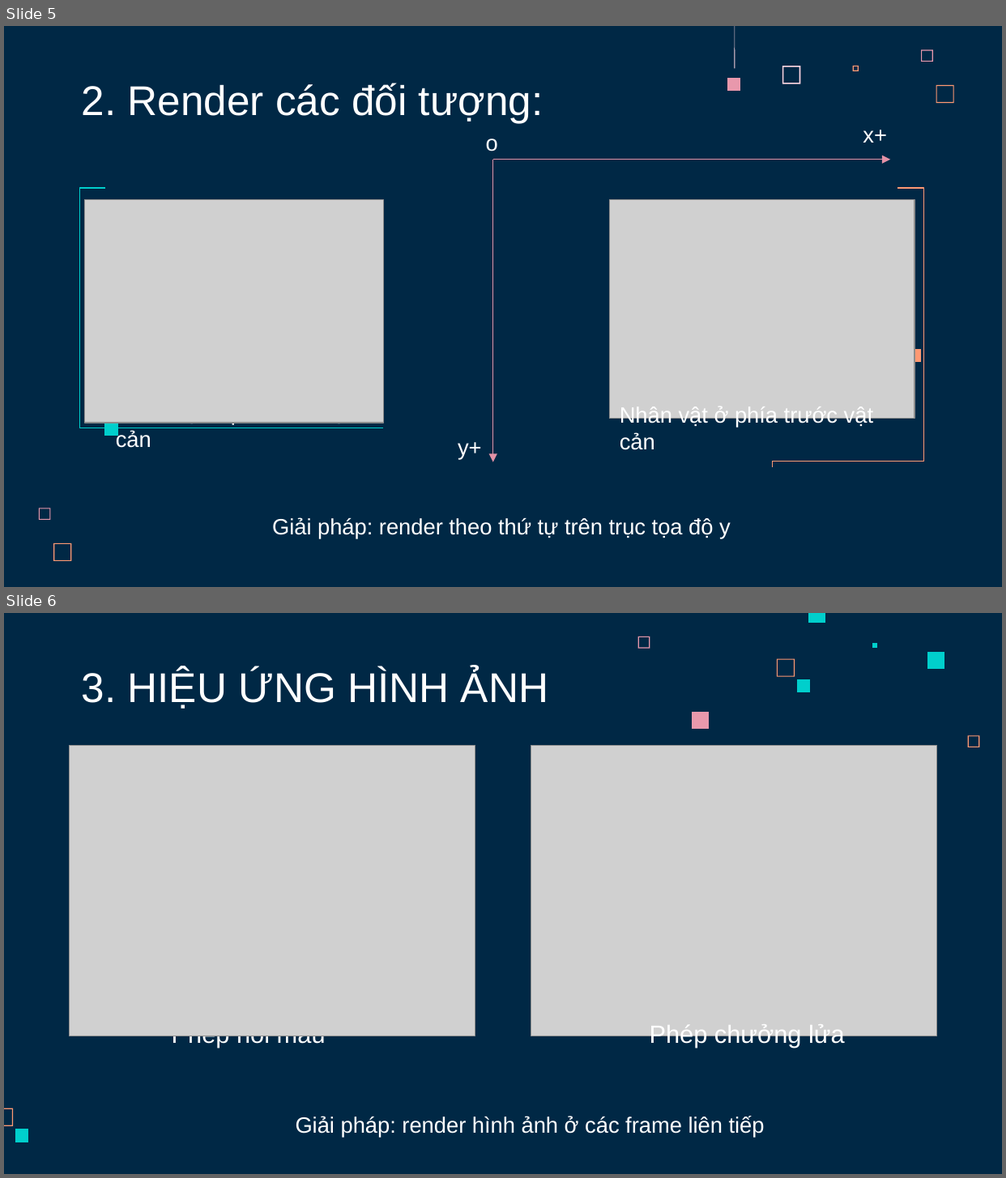
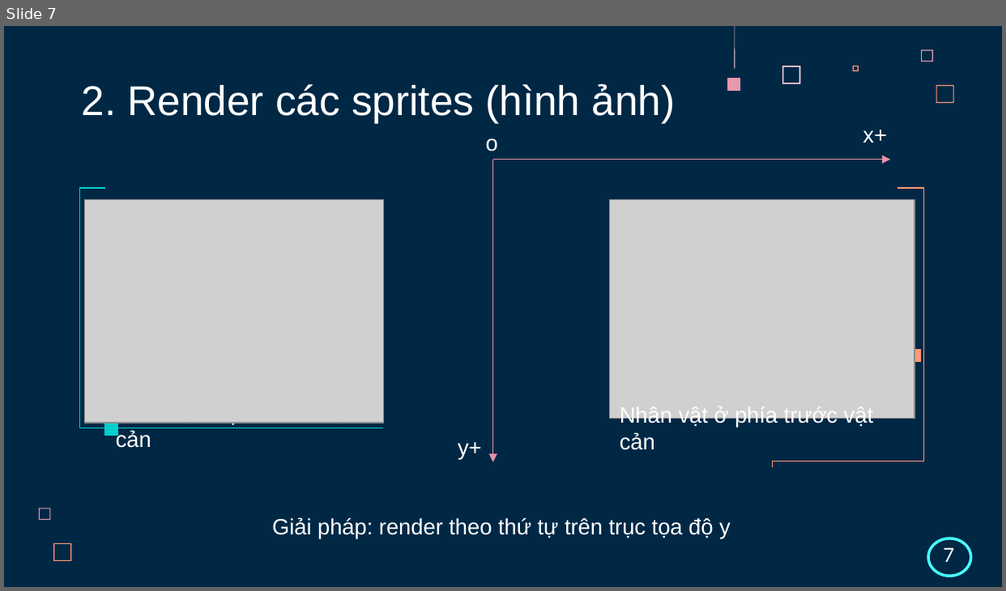
Before and after one commit to quang-pth/zelda-clone-pygame, a slide deck: slide-bao-cao.pptx. Shown one above the other, each under a label of ours: slides 5 and 6 before the commit, slide 7 after it. The pictures are 1006x1178 and 1006x591 pixels, drawn with LibreOffice and Linux fonts; fonts in the diff are those of the drawing; grey boxes stand for pictures. Boxes give left, top, right and bottom in pixels: in the first picture for what was removed or moved away, otherwise in the second. Text is boxed around its words. In the diff, an @@ line names an element or a change of style, - is before the commit and + after.

```diff
--- a/slide-bao-cao.pptx
+++ b/slide-bao-cao.pptx
@@ slide 6 removed at [4,613,1002,1174], background #002845 @@
@@ freeform shape removed at [637,636,650,648] @@
@@ freeform shape removed at [808,613,825,622] @@
@@ freeform shape removed at [777,659,795,677] @@
@@ freeform shape removed at [872,643,877,648] @@
@@ freeform shape removed at [928,652,945,669] @@
@@ title removed at [82,669,548,709] @@
-3. HIỆU ỨNG HÌNH ẢNH
@@ freeform shape removed at [796,679,809,692] @@
@@ freeform shape removed at [692,712,709,729] @@
@@ picture removed at [69,746,475,1037] @@
@@ picture removed at [530,746,937,1037] @@
@@ freeform shape removed at [968,736,980,747] @@
@@ text removed at [650,1024,845,1048] @@
-Phép chưởng lửa
@@ text removed at [172,1036,326,1048] @@
-Phép hồi máu
@@ freeform shape removed at [4,1109,13,1127] @@
@@ text removed at [296,1116,765,1138] @@
-Giải pháp: render hình ảnh ở các frame liên tiếp
@@ freeform shape removed at [15,1129,28,1142] @@
@@ what was slide 5 is now slide 7 @@
@@ slide 7 changed as well @@
@@ title at [82,84,675,123]: text changed @@
-2. Render các đối tượng:
+2. Render các sprites (hình ảnh)
@@ ellipse added at [928,539,971,577], fill #002845, outline #49FFFC 2 pt @@
@@ text added at [943,548,954,562], 14 pt, text #FFFFFF @@
+7
```
Also in this commit, not shown: 4 other slides changed, 4 slides added, 1 other slide removed.
